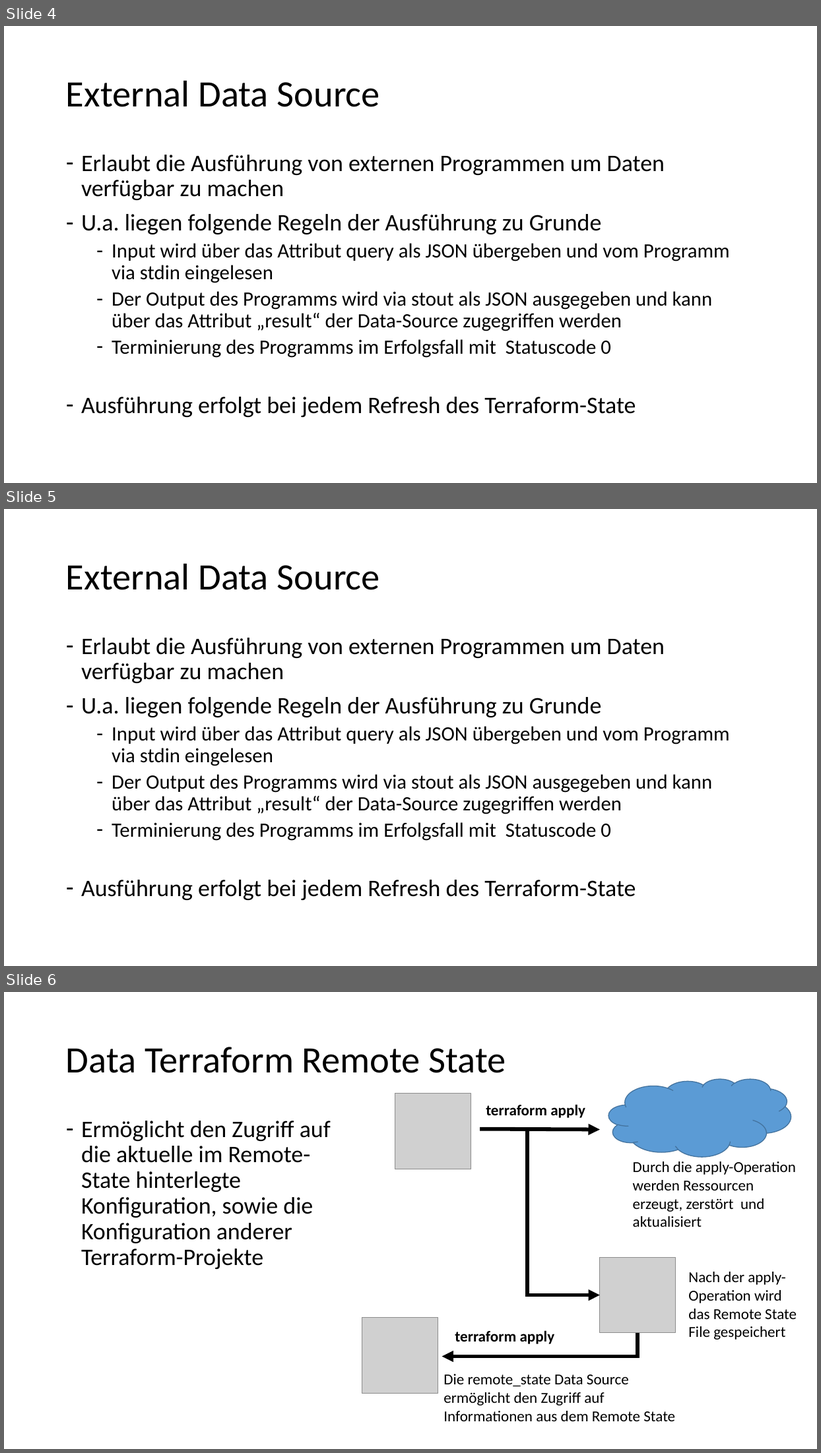
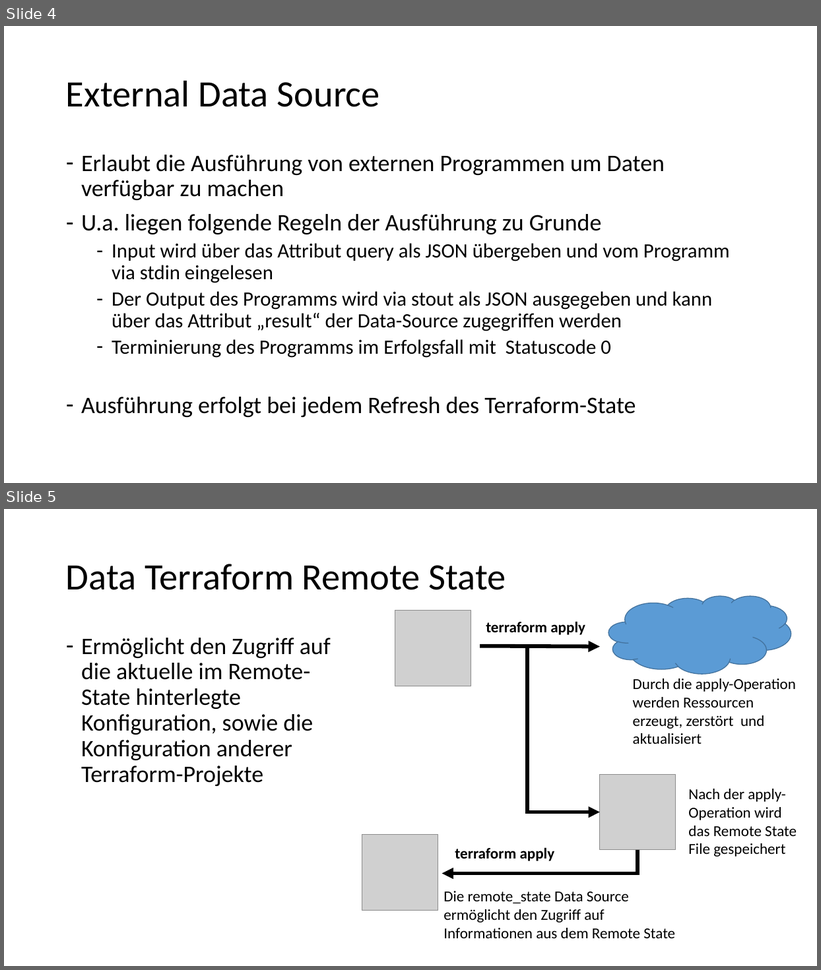
Before and after one commit to djakielski/terraform-schulung, a slide deck: Modul_05_DataSources/DataSources.pptx. Shown one above the other, each under a label of ours: slides 4, 5 and 6 before the commit, slides 4 and 5 after it. The pictures are 821x1453 and 821x970 pixels, drawn with LibreOffice and Linux fonts; fonts in the diff are those of the drawing; grey boxes stand for pictures. Boxes give left, top, right and bottom in pixels: in the first picture for what was removed or moved away, otherwise in the second. Text is boxed around its words. In the diff, an @@ line names an element or a change of style, - is before the commit and + after.

Commit message:
removed duplicated slide

```diff
--- a/Modul_05_DataSources/DataSources.pptx
+++ b/Modul_05_DataSources/DataSources.pptx
@@ slide 5 removed at box(4, 509, 817, 966), background #FFFFFF @@
@@ title removed at box(66, 563, 380, 590) @@
-External Data Source
@@ text removed at box(81, 638, 730, 900) @@
-– Erlaubt die Ausführung von externen Programmen um Daten verfügbar zu machen
-– U.a. liegen folgende Regeln der Ausführung zu Grunde
-  – Input wird über das Attribut query als JSON übergeben und vom Programm via stdin eingelesen
-  – Der Output des Programms wird via stout als JSON ausgegeben und kann über das Attribut „result“ der Data-Source zugegriffen werden
-  – Terminierung des Programms im Erfolgsfall mit Statuscode 0
-– Ausführung erfolgt bei jedem Refresh des Terraform-State
@@ what was slide 6 is now slide 5 @@
```
